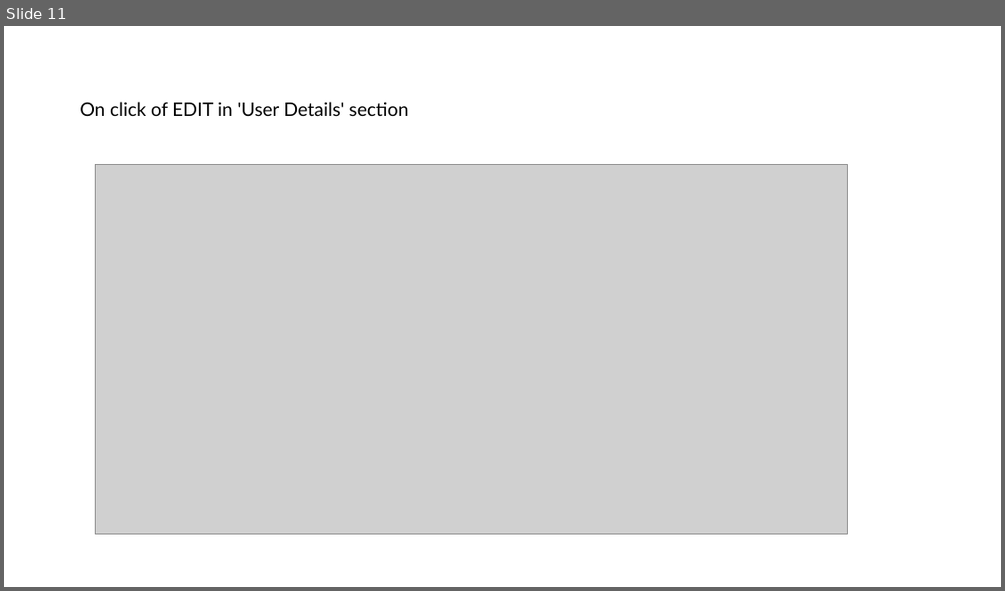
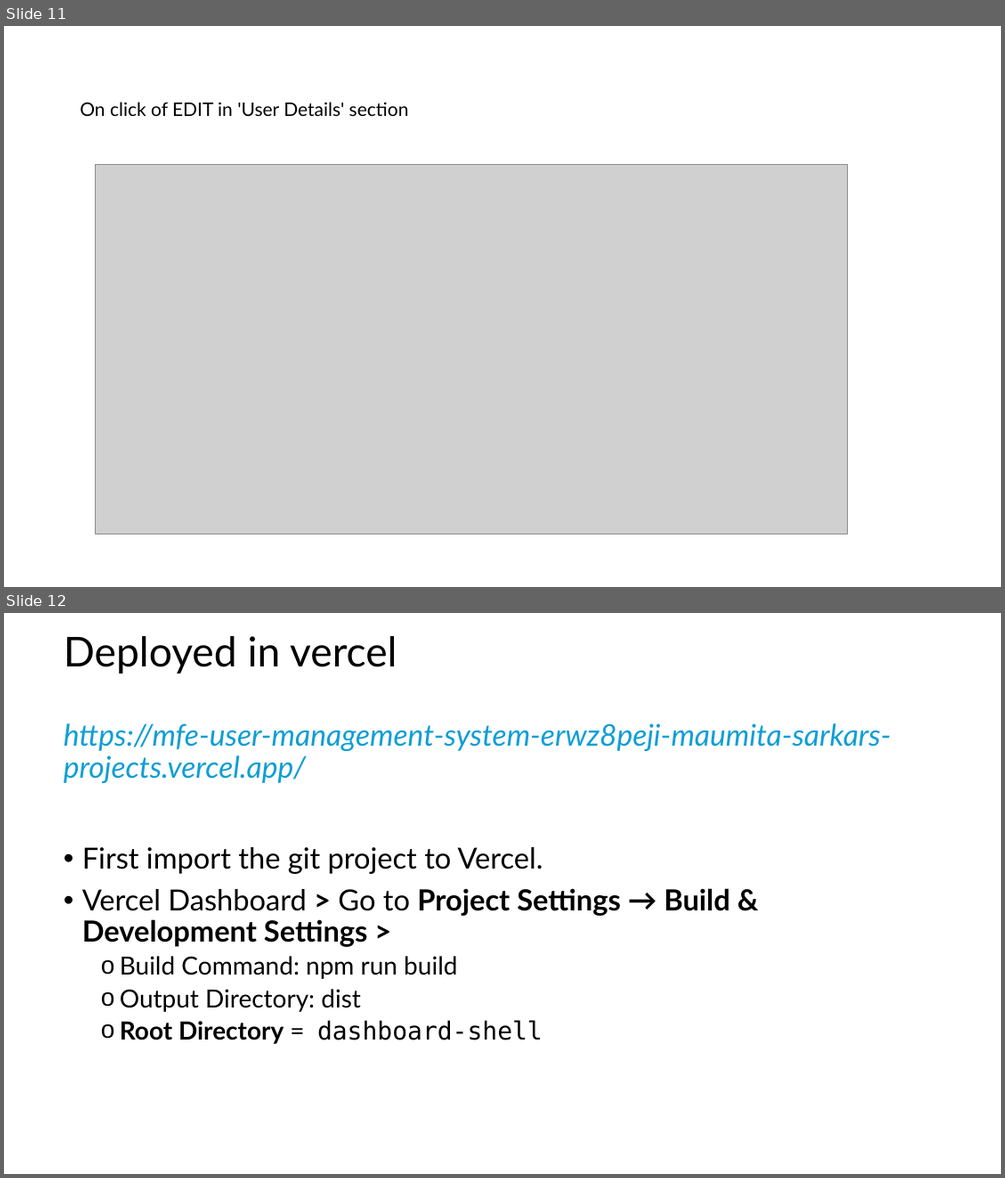
Before and after one commit to maumitasarkar16/mfe-user-management-system, a slide deck: User-Dashboard-MFE.pptx. Shown one above the other, each under a label of ours: slide 11 before the commit, slides 11 and 12 after it. The pictures are 1005x591 and 1005x1178 pixels, drawn with LibreOffice and Linux fonts; fonts in the diff are those of the drawing; grey boxes stand for pictures. Boxes give left, top, right and bottom in pixels: in the first picture for what was removed or moved away, otherwise in the second. Text is boxed around its words. In the diff, an @@ line names an element or a change of style, - is before the commit and + after.

Commit message:
Deployment to Vercel is working fine.  Updated the screenshots and steps

```diff
--- a/User-Dashboard-MFE.pptx
+++ b/User-Dashboard-MFE.pptx
@@ slide 12 added at (x1=4, y1=613, x2=1001, y2=1174), background #FFFFFF @@
@@ title added at (x1=64, y1=636, x2=891, y2=783), 28.8 pt, text #0F9ED5, italic @@
+Deployed in vercel
+https://mfe-user-management-system-erwz8peji-maumita-sarkars-projects.vercel.app/
@@ text added at (x1=82, y1=847, x2=730, y2=1044), 28 pt, text #000000 @@
+• First import the git project to Vercel.
+• Vercel Dashboard > Go to Project Settings → Build & Development Settings >
+  o Build Command: npm run build
+  o Output Directory: dist
+  o Root Directory = dashboard-shell
```
Also in this commit, not shown: 1 slide changed, 1 other slide added.
